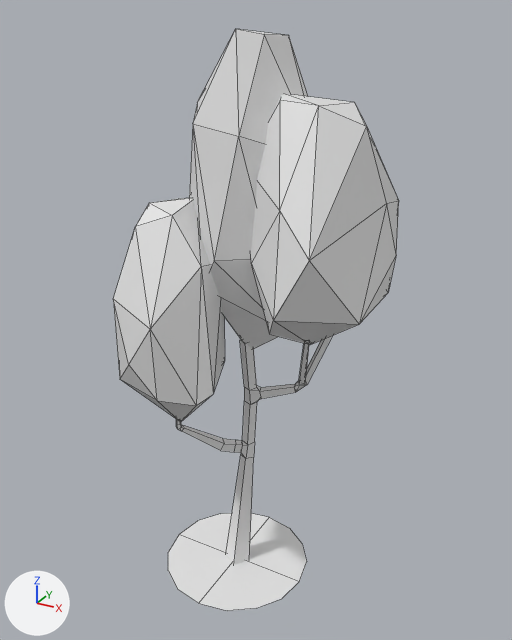
What one commit did to the FBX model Projekt Unity/TowerDefense/Assets/Modele/EpokaKamienia/FBX/Otoczenie/Drzewo6.fbx.
One viewpoint serves both versions: a 50 mm camera at (2.77, -4.29, 4.37) aimed at (0.46, -0.1, 2.28). Every picture has the same lights, and +X, +Y and +Z are marked at lower left. Mesh edges are drawn as thin lines. Where no turn or scale is listed for an object, it has been applied to the vertices.

The scene before the commit, as lines of its bpy script (objects in view):
```python
me_plane_015 = bpy.data.meshes.new('Plane.015')
me_plane_015.from_pydata(...)  # 180 vertices, 225 faces; spans x -0.77..1.12, y -0.81..0.75, z -0.06..4.26
ob_drzewo6 = bpy.data.objects.new('Drzewo6', me_plane_015)
ob_drzewo6.location = (0.299, -0.147, 0.0)
```
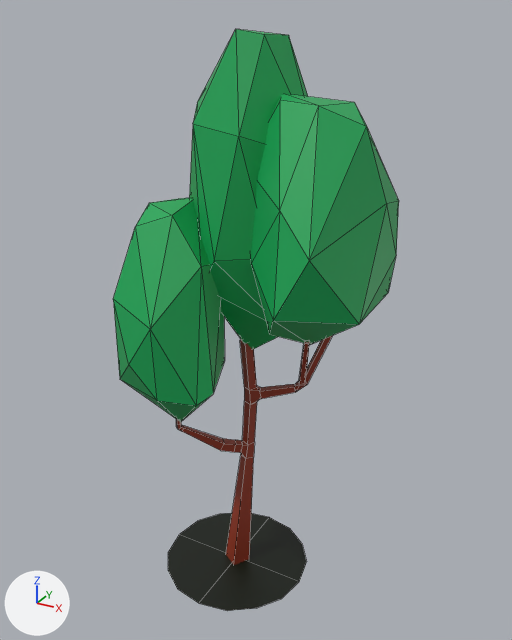
The newer file is also turned or shifted as a whole; pictures and numbers use the older file's frame.

The change, as a list of edits to the scene's bpy script:
```text
Add img_teksturaogolnaenviro_jpg:
    img_teksturaogolnaenviro_jpg = load_image('TeksturaOgolnaEnviro.jpg', '../../Tesktury/TeksturaOgolnaEnviro.jpg', 64, 64, 'sRGB')
Add mat_material_001:
    mat_material_001 = principled_material('Material.001')
    mat_material_001.texture = img_teksturaogolnaenviro_jpg
Change me_plane_015:
    where me_plane_015.from_pydata(...)  # 180 vertices, 225 faces; spans x -0.77..1.12, y -0.81..0.75, z -0.06..4.26
    add me_plane_015.materials.append(mat_material_001)  # picture img_teksturaogolnaenviro_jpg
```

What differs and where, as boxes [x1, y1, x2, y2] in the pictures (512 x 640 px):
'Drzewo6', recoloured (grey to green): [113, 29, 399, 611] in both
